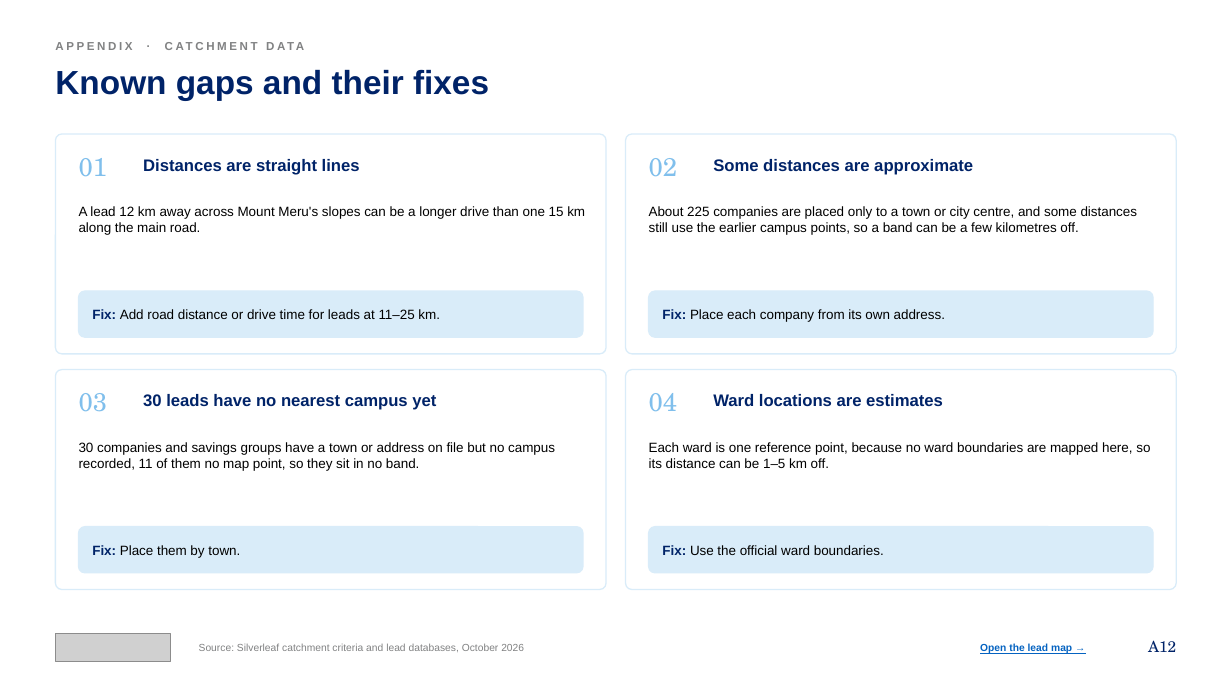
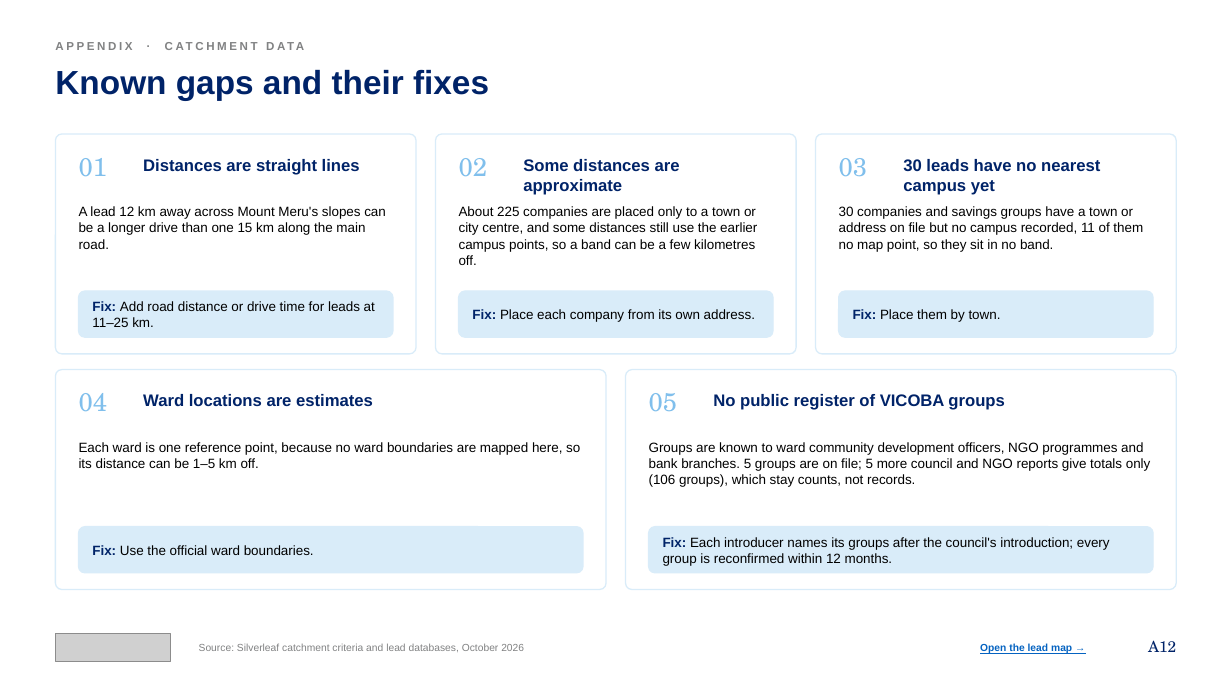
Before and after one commit to Nehemia-joh/Agenticmarketing, a slide deck: slide 34 of outputs/presentations/Silverleaf_Lead_Generation_Strategy_2026-10-12.pptx. Drawn at 1232x693 pixels with LibreOffice and Linux fonts; fonts in the diff are those of the drawing; grey boxes stand for pictures. Boxes give left, top, right and bottom in pixels: in the first picture for what was removed or moved away, otherwise in the second. Text is boxed around its words. In the diff, an @@ line names an element or a change of style, - is before the commit and + after.

```diff
--- a/outputs/presentations/Silverleaf_Lead_Generation_Strategy_2026-10-12.pptx
+++ b/outputs/presentations/Silverleaf_Lead_Generation_Strategy_2026-10-12.pptx
@@ rounded rectangle: place and size @@
-rounded rectangle at box(55, 134, 606, 354)
+rounded rectangle at box(55, 134, 416, 354)
@@ rounded rectangle added at box(435, 134, 796, 354), fill #FFFFFF, outline #D9ECF9 1 pt @@
@@ rounded rectangle: place and size @@
-rounded rectangle at box(626, 134, 1177, 354)
+rounded rectangle at box(816, 134, 1177, 354)
@@ text "02": place and size @@
-text "02" at box(649, 158, 678, 177)
+text "02" at box(459, 158, 488, 177)
@@ text "Some distances are approximate" rewrapped from box(713, 159, 973, 175) to box(523, 159, 680, 195) @@
@@ text "03": place and size @@
-text "03" at box(79, 393, 108, 412)
+text "03" at box(839, 158, 868, 177)
@@ text "30 leads have no nearest ..." rewrapped from box(143, 394, 436, 410) to box(903, 159, 1100, 195) @@
@@ text "A lead 12 km away ..." rewrapped from box(79, 206, 585, 235) to box(79, 206, 386, 249) @@
@@ text "About 225 companies are placed ..." rewrapped from box(649, 206, 1138, 235) to box(459, 206, 757, 265) @@
@@ text "30 companies and savings groups ..." rewrapped from box(79, 442, 555, 471) to box(839, 206, 1143, 252) @@
@@ rounded rectangle: place and size @@
-rounded rectangle at box(79, 291, 583, 337)
+rounded rectangle at box(79, 291, 393, 337)
@@ text "Fix: Add road distance or ..." rewrapped from box(92, 309, 440, 319) to box(92, 301, 375, 327) @@
@@ rounded rectangle added at box(458, 291, 773, 337), fill #D9ECF9, outline #D9ECF9 1 pt @@
@@ text "Fix: Place each company from ...": place and size @@
-text "Fix: Place each company from ..." at box(662, 309, 945, 322)
+text "Fix: Place each company from ..." at box(472, 309, 755, 322)
@@ rounded rectangle: place and size @@
-rounded rectangle at box(649, 291, 1153, 337)
+rounded rectangle at box(839, 291, 1153, 337)
@@ text "Fix: Place them by town.": place and size @@
-text "Fix: Place them by town." at box(92, 545, 240, 558)
+text "Fix: Place them by town." at box(853, 309, 1001, 322)
@@ text added at box(649, 393, 678, 412), 20 pt, text #80BFEC @@
+05
@@ text added at box(713, 394, 1004, 410), 13 pt, text #002368, bold @@
+No public register of VICOBA groups
@@ text added at box(649, 442, 1151, 487), 10.5 pt, text #000000 @@
+Groups are known to ward community development officers, NGO programmes and bank branches. 5 groups are on file; 5 more council and NGO reports give totals only (106 groups), which stay counts, not records.
@@ 4 texts: place and size @@
-4 texts at box(649, 393, 1150, 555)
+4 texts at box(79, 393, 580, 555)
@@ text added at box(663, 537, 1110, 566), 10.5 pt, text #000000 @@
+Fix: Each introducer names its groups after the council's introduction; every group is reconfirmed within 12 months.
```
Also in this commit, not shown: 4 other slides changed, 2 other files.
